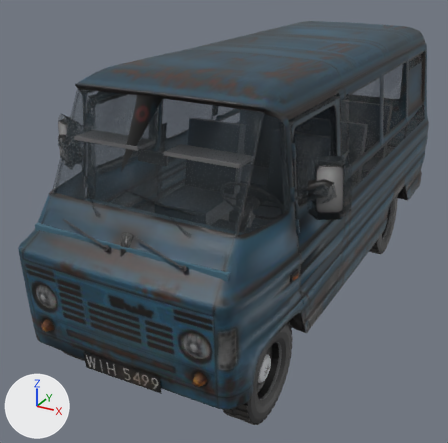
Before and after pictures for a commit that changed the glTF model game/src/assets/models/vehicles/zuk_a06.lod0.glb.
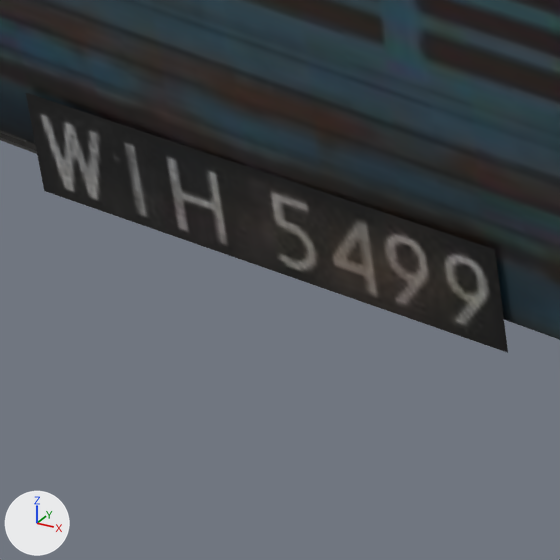
There are two pictures of each version: one whole from a 50 mm lens placed at (0.622, -1.442, 0.692), pointed at (-0.084, -0.158, 0.05), one close up on the part from 18% to 38% of the width and 76% to 96% of the height. Arrows for +X, +Y and +Z are at lower left; the lights stay in place. The first two pictures are the older version.
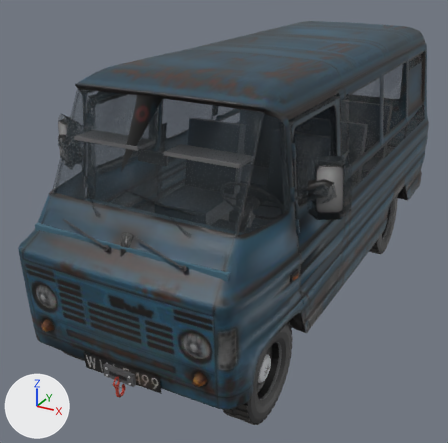
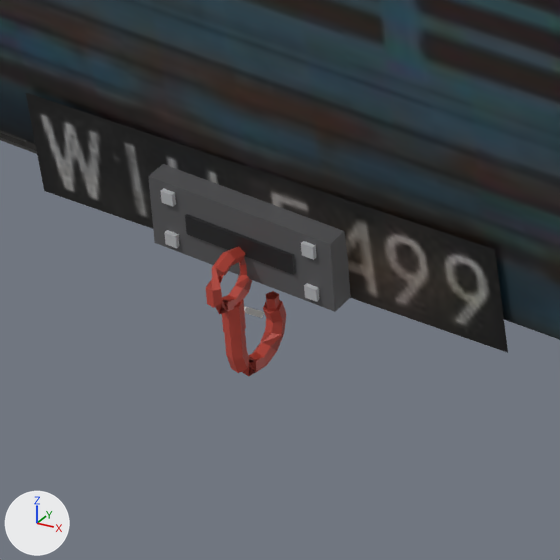
Changed parts and their boxes (x1, y1, x2, y2) in the close-ups (560 x 560 px):
'tow_mount_F', added: after (148, 164, 351, 312)
'hook_F', added (red): after (206, 247, 286, 376)

What changed in the scene script:
```text
Add me_tow_mount_f:
    me_tow_mount_f.from_pydata(...)  # a box spanning x -0.0307..0.0366, y -0.7193..-0.7117, z -0.0374..-0.0129; a box spanning x -0.017..0.0228, y -0.7203..-0.719, z -0.0285..-0.0218; a box spanning x -0.0252..-0.0209, y -0.7207..-0.7192, z -0.035..-0.0307; a box spanning x -0.0252..-0.0209, y -0.7207..-0.7192, z -0.0196..-0.0154; a box spanning x 0.0268..0.0311, y -0.7207..-0.7192, z -0.035..-0.0307; a box spanning x 0.0268..0.0311, y -0.7207..-0.7192, z -0.0196..-0.0154
    me_tow_mount_f.materials.append(mat_wheel_hw_002)
Add me_hook_f:
    me_hook_f.from_pydata(...)  # 134 vertices, 252 faces; spans x -0.0003..0.0062, y -0.7351..-0.7029, z -0.074..-0.024
    me_hook_f.materials.append(mat_wheel_hw_002)
Add ob_tow_mount_f:
    ob_tow_mount_f = bpy.data.objects.new('tow_mount_F', me_tow_mount_f)
    ob_tow_mount_f.location = (0.0, 0.0, 0.0)
Add ob_hook_f:
    ob_hook_f = bpy.data.objects.new('hook_F', me_hook_f)
    ob_hook_f.location = (0.0, 0.0, 0.0)
```
